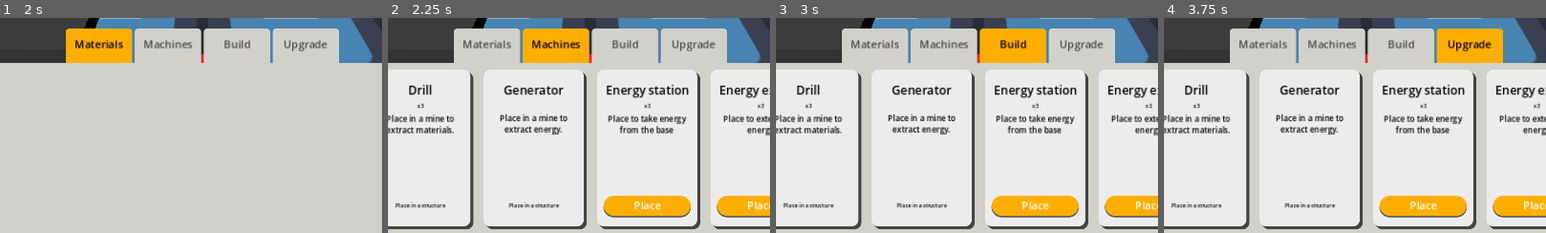
Above: before the commit, frames 1-4 (left to right).
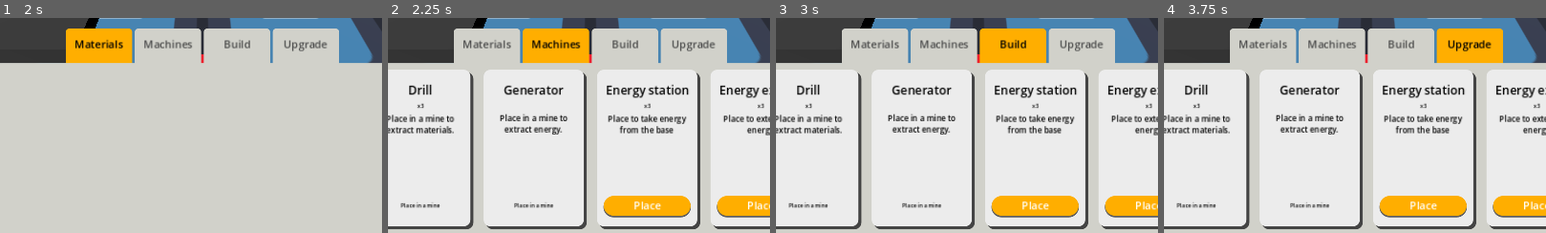
Above: after the commit, the same moments.

Repository: angelR0G/GameOff2024
Game: Godot game, scene res://other_objects/map.tscn
Two runs of this game, one before a commit and one after it. Both use one fixed random seed, a clock stepped at 60 frames per second and the inputs below. The engine's default icon, where the game draws it, is replaced by a stand-in: a white triangle on a blue panel in a dark square.
Inputs (mouse positions are % of the whole screen's width and height, from its top left):
- Up to frame 1 (2 s): click "Materials" at 0.5 s; move the mouse to (72, 45) at 1.27 s; press the mouse at (72, 45) at 1.28 s; hold D (right) from 1.28 s (still down)
- Up to frame 2 (2.25 s): release D (right) at 2 s; release the mouse at (72, 45) at 2 s; click "Machines" at 2 s
- Up to frame 3 (3 s): click "Build" at 2.75 s
- Up to frame 4 (3.75 s): click "Upgrade" at 3.5 s
The pictures show only the part of the screen within x 24-74%, y 50-100%; the shares and areas given below are measured in that part.

Frame 1 is identical in both runs. In frame 2, 0.3% of the frame differs, in the area x 2-45%, y 85-89%; in frame 3, 0.3%; in frame 4, 0.3%.

Commit message:
feat: add placing instructions to machines

Diff:
--- a/machines/machine_base.gd
+++ b/machines/machine_base.gd
@@ -16,6 +16,7 @@
 var active :bool = false : set = set_machine_active
 var powered:bool = false : set = set_machine_powered
 var can_be_placed_on_world :bool = true
+var place_instructions :String = ""
 
 
 func is_working() -> bool:
--- a/machines/mine_machine.gd
+++ b/machines/mine_machine.gd
@@ -2,6 +2,7 @@
 
 func _init() -> void:
 	can_be_placed_on_world = false
+	place_instructions = "Place in a mine"
 
 func on_install(_mine:Mine) -> void:
 	return
--- a/ui/machine_inventory_icon.gd
+++ b/ui/machine_inventory_icon.gd
@@ -31,7 +31,7 @@
 	machine = new_machine
 	set_machine_name(machine.machine_name)
 	set_machine_description(machine.description)
-	set_machine_placeable(machine.can_be_placed_on_world, "Place in a structure")
+	set_machine_placeable(machine.can_be_placed_on_world, machine.place_instructions)
 
 
 func enter_build_mode() -> void:
